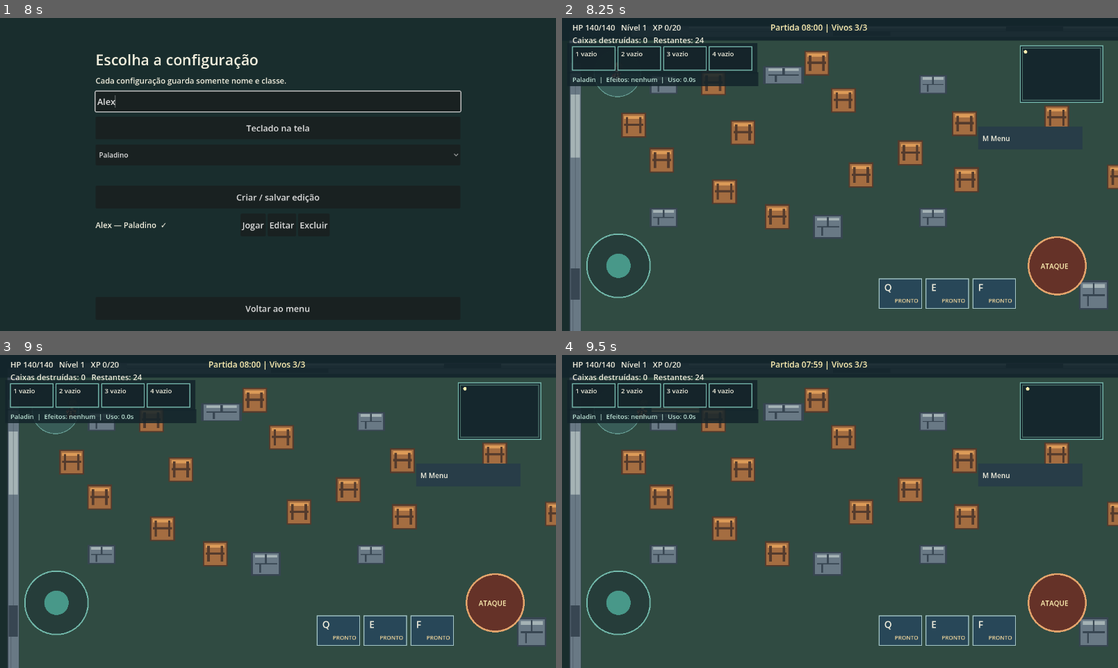
Above: before the commit, frames 1-4 (two rows, left to right).
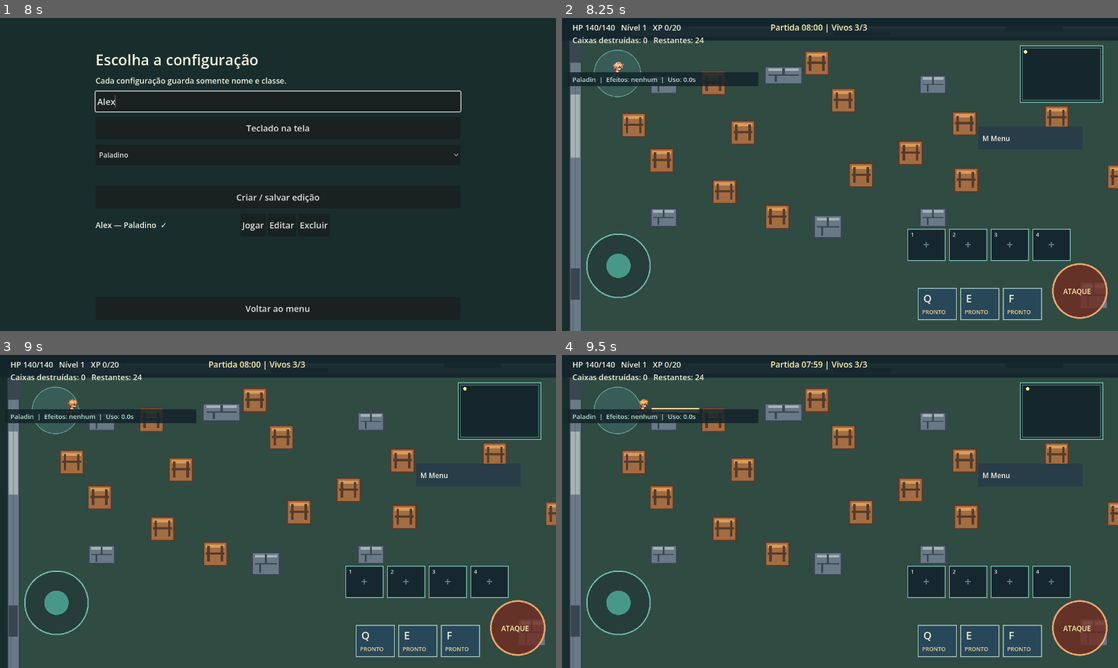
Above: after the commit, the same moments.

Repository: LRFSousa/RagArena
Game: Godot game, scene res://scenes/main.tscn
The game is run twice, just before and just after one commit, with the same random seed, the same clock (stepped at 60 frames per second) and the same inputs.
Inputs (mouse positions are in pixels of both pictures, inside the frame that each line leads up to):
- Up to frame 1 (8 s): click (278, 102) at 0.52 s; type "Alex" at 0.6 s; click "Teclado na tela" at 1.25 s; click "Q" at 2 s; click "E" at 2.75 s; click "F" at 3.5 s; click "Criar personagem local" at 4.25 s; click "Arena" at 5 s; click (278, 102) at 5.77 s; type "Alex" at 5.85 s; click "Criar / salvar edição" at 6.5 s; click (278, 102) at 7.27 s; type "Alex" at 7.35 s
- Up to frame 2 (8.25 s): click "Jogar" at 8 s
- Up to frame 3 (9 s): tap Enter at 8.75 s; move the mouse to (400, 495) at 8.77 s; hold D (move_right) from 8.78 s (still down); hold Space (attack) from 8.78 s (still down); click (400, 495) at 8.92 s
- Up to frame 4 (9.5 s): keep holding D (move_right); keep holding Space (attack)

Frame 1 is identical in both runs. In frame 2, 8.4% of the frame differs, in the area x 1-99%, y 8-97%; in frame 3, 8.4%; in frame 4, 8.4%.

Commit message:
Move mobile items and skills to lower right

Diff:
--- a/scripts/arena.gd
+++ b/scripts/arena.gd
@@ -53,8 +53,8 @@
 var game_audio
 var previous_hp := -1
 var previous_match_state := ""
-const ATTACK_CENTER := Vector2(1140, 570)
-const ATTACK_TOUCH_RADIUS := 72.0
+const ATTACK_CENTER := Vector2(1192, 628)
+const ATTACK_TOUCH_RADIUS := 64.0
 
 func _ready() -> void:
 	rng.randomize()
@@ -313,11 +313,10 @@
 				restart_game()
 			elif Rect2(958, 250, 240, 52).has_point(event.position):
 				menu_requested.emit()
-			elif event.position.y >= 65 and event.position.y <= 122 and event.position.x >= 24 and event.position.x < 444:
-				var slot_index := int((event.position.x - 24.0) / 105.0)
-				inventory.use_slot(slot_index)
-			elif event.position.y >= 600 and event.position.y <= 668 and event.position.x >= 730 and event.position.x < 1054 and match_controller.state == "active" and inventory.hp > 0:
-				if combat.use_skill(int((event.position.x - 730.0) / 108.0)):
+			elif hud_view.item_slot_at(event.position) >= 0:
+				inventory.use_slot(hud_view.item_slot_at(event.position))
+			elif hud_view.skill_slot_at(event.position) >= 0 and match_controller.state == "active" and inventory.hp > 0:
+				if combat.use_skill(hud_view.skill_slot_at(event.position)):
 					game_audio.play_cue("skill")
 			elif event.position.x < 400 and joystick_touch < 0:
 				joystick_touch = event.index
--- a/scripts/arena_hud.gd
+++ b/scripts/arena_hud.gd
@@ -3,23 +3,46 @@
 
 var arena: Node2D
 const MINIMAP_RECT := Rect2(1055, 64, 190, 130)
+const ITEM_ORIGIN := Vector2(796, 486)
+const ITEM_SIZE := Vector2(86, 72)
+const ITEM_STEP := 96
+const SKILL_ORIGIN := Vector2(820, 622)
+const SKILL_SIZE := Vector2(88, 72)
+const SKILL_STEP := 98
+
+func item_slot_at(point: Vector2) -> int:
+	for i in range(arena.inventory.slots.size()):
+		if Rect2(ITEM_ORIGIN + Vector2(i * ITEM_STEP, 0), ITEM_SIZE).has_point(point):
+			return i
+	return -1
+
+func skill_slot_at(point: Vector2) -> int:
+	for i in range(3):
+		if Rect2(SKILL_ORIGIN + Vector2(i * SKILL_STEP, 0), SKILL_SIZE).has_point(point):
+			return i
+	return -1
 
 func _draw() -> void:
 	if arena == null:
 		return
 	draw_rect(Rect2(0, 0, 1280, 52), Color("13242be8"))
-	draw_rect(Rect2(12, 58, 438, 69), Color("13242bdc"))
 	draw_rect(Rect2(12, 125, 440, 32), Color("13242bdc"))
 	if arena.inventory != null:
 		for i in range(arena.inventory.slots.size()):
 			var slot: Dictionary = arena.inventory.slots[i]
-			var origin := Vector2(24 + i * 105, 66)
-			draw_rect(Rect2(origin, Vector2(98, 54)), Color(0.08, 0.14, 0.16, 0.85))
-			draw_rect(Rect2(origin, Vector2(98, 54)), Color("79bcb0"), false, 2)
-			var item_text: String = "vazio" if slot["id"] == "" else slot["id"].replace("health_potion", "Poção").replace("strength", "Força").replace("speed", "Botas").replace("shield", "Escudo").replace("elixir", "Elixir")
-			draw_string(ThemeDB.fallback_font, origin + Vector2(7, 22), "%d %s" % [i + 1, item_text], HORIZONTAL_ALIGNMENT_LEFT, 90, 15, Color("f3f0df"))
-			if slot["quantity"] > 1:
-				draw_string(ThemeDB.fallback_font, origin + Vector2(74, 46), "x%d" % slot["quantity"], HORIZONTAL_ALIGNMENT_LEFT, 25, 15, Color("ffe0a0"))
+			var origin := ITEM_ORIGIN + Vector2(i * ITEM_STEP, 0)
+			draw_rect(Rect2(origin, ITEM_SIZE), Color("14242ee8"))
+			draw_rect(Rect2(origin, ITEM_SIZE), Color("79bcb0"), false, 2)
+			draw_string(ThemeDB.fallback_font, origin + Vector2(7, 17), str(i + 1), HORIZONTAL_ALIGNMENT_LEFT, -1, 13, Color("c9ded8"))
+			if slot["id"] != "":
+				var icon: Texture2D = load("res://assets/pixel/%s.png" % slot["id"])
+				draw_texture_rect(icon, Rect2(origin + Vector2(25, 10), Vector2(38, 38)), false)
+				var item_text: String = {"health_potion": "Vida", "strength": "Força", "speed": "Veloc.", "shield": "Escudo", "elixir": "Elixir"}.get(slot["id"], "Item")
+				draw_string(ThemeDB.fallback_font, origin + Vector2(7, 64), item_text, HORIZONTAL_ALIGNMENT_LEFT, 72, 13, Color("f3f0df"))
+				if slot["quantity"] > 1:
+					draw_string(ThemeDB.fallback_font, origin + Vector2(59, 18), str(slot["quantity"]), HORIZONTAL_ALIGNMENT_LEFT, -1, 14, Color("ffe0a0"))
+			else:
+				draw_string(ThemeDB.fallback_font, origin + Vector2(17, 45), "+", HORIZONTAL_ALIGNMENT_CENTER, 52, 27, Color("66888a"))
 	draw_rect(Rect2(958, 250, 240, 52), Color("283d48"))
 	draw_string(ThemeDB.fallback_font, Vector2(968, 283), "M Menu", HORIZONTAL_ALIGNMENT_LEFT, -1, 16, Color("f3f0df"))
 	# Minimap provisório: mostra limites, área segura e jogador, sem revelar oponentes.
@@ -35,18 +58,18 @@
 		var dot: Vector2 = inset.position + (arena.player.position - world.position) / world.size * inset.size
 		draw_circle(dot, 4, Color("fff1b3"))
 	for i in range(3):
-		var box := Rect2(730 + i * 108, 600, 98, 68)
+		var box := Rect2(SKILL_ORIGIN + Vector2(i * SKILL_STEP, 0), SKILL_SIZE)
 		draw_rect(box, Color("284758"))
 		draw_rect(box, Color("a5c6c7"), false, 2)
-		draw_string(ThemeDB.fallback_font, box.position + Vector2(12, 28), ["Q", "E", "F"][i], HORIZONTAL_ALIGNMENT_LEFT, -1, 22, Color("f3f0df"))
+		draw_string(ThemeDB.fallback_font, box.position + Vector2(12, 32), ["Q", "E", "F"][i], HORIZONTAL_ALIGNMENT_LEFT, -1, 24, Color("f3f0df"))
 		if arena.combat != null:
-			draw_string(ThemeDB.fallback_font, box.position + Vector2(36, 55), "%.0fs" % arena.combat.cooldowns[i] if arena.combat.cooldowns[i] > 0.0 else "PRONTO", HORIZONTAL_ALIGNMENT_LEFT, -1, 13, Color("f0d69c"))
+			draw_string(ThemeDB.fallback_font, box.position + Vector2(9, 59), "%.0fs" % arena.combat.cooldowns[i] if arena.combat.cooldowns[i] > 0.0 else "PRONTO", HORIZONTAL_ALIGNMENT_LEFT, -1, 13, Color("f0d69c"))
 	var base: Vector2 = arena.joystick_origin if arena.joystick_touch >= 0 else Vector2(130, 570)
 	draw_circle(base, 73, Color(0.1, 0.17, 0.19, 0.45))
 	draw_arc(base, 73, 0, TAU, 48, Color("72b9ab"), 3)
 	draw_circle(base + arena.joystick_value * 55, 28, Color(0.34, 0.75, 0.67, 0.7))
-	draw_circle(arena.ATTACK_CENTER, 66, Color(0.45, 0.17, 0.13, 0.8))
-	draw_arc(arena.ATTACK_CENTER, 66, 0, TAU, 48, Color("e6a66d"), 4)
+	draw_circle(arena.ATTACK_CENTER, 62, Color(0.45, 0.17, 0.13, 0.8))
+	draw_arc(arena.ATTACK_CENTER, 62, 0, TAU, 48, Color("e6a66d"), 4)
 	draw_string(ThemeDB.fallback_font, arena.ATTACK_CENTER + Vector2(-38, 7), "ATAQUE", HORIZONTAL_ALIGNMENT_LEFT, -1, 16, Color("fff1b3"))
 	if arena.match_controller != null and arena.match_controller.state == "results":
 		draw_rect(Rect2(350, 250, 580, 290), Color(0.05, 0.1, 0.14, 0.96))
--- a/tests/release07_smoke.gd
+++ b/tests/release07_smoke.gd
@@ -41,8 +41,22 @@
 	arena.player.visual_dead = true
 	arena.player._physics_process(0.016)
 	check(arena.player.visual_sprite.frame_coords.y == 4, "eliminação mostra animação")
-	check(not Rect2(730, 600, 98, 68).has_point(arena.ATTACK_CENTER) and arena.ATTACK_CENTER.distance_to(Vector2(1034, 634)) > arena.ATTACK_TOUCH_RADIUS, "ataque separado das habilidades")
+	check(arena.hud_view.skill_slot_at(arena.ATTACK_CENTER) == -1 and arena.ATTACK_CENTER.distance_to(Vector2(1104, 658)) > arena.ATTACK_TOUCH_RADIUS, "ataque separado das habilidades")
 	check(arena.ATTACK_CENTER.distance_to(Vector2(130, 570)) > arena.ATTACK_TOUCH_RADIUS + 73.0, "ataque separado do joystick")
+	check(arena.hud_view.item_slot_at(Vector2(805, 500)) == 0 and arena.hud_view.item_slot_at(Vector2(1090, 500)) == 3 and arena.hud_view.item_slot_at(Vector2(50, 80)) == -1, "itens acima das habilidades no canto direito")
+	check(arena.hud_view.skill_slot_at(Vector2(830, 650)) == 0 and arena.hud_view.skill_slot_at(Vector2(1025, 650)) == 2, "habilidades na faixa inferior direita")
+	arena.inventory.pickup_item("health_potion")
+	arena.inventory.hp = 40
+	var item_touch := InputEventScreenTouch.new()
+	item_touch.index = 5
+	item_touch.pressed = true
+	item_touch.position = Vector2(830, 520)
+	arena._input(item_touch)
+	check(arena.inventory.hp > 40 and arena.inventory.slots[0]["id"] == "", "toque no item usa poção")
+	arena.combat.select_class("paladin")
+	item_touch.position = Vector2(840, 650)
+	arena._input(item_touch)
+	check(arena.combat.cooldowns[0] > 0.0, "toque na habilidade inferior ativa Q")
 	check("HP" in arena.hud.text and "Partida" in arena.status_hud.text, "HUD mostra vida e cronômetro")
 	check(arena.hud_layer is CanvasLayer and arena.hud.get_parent() == arena.hud_layer and arena.hud_view.get_parent() == arena.hud_layer, "HUD independente das coordenadas do mundo")
 	check(arena.camera is Camera2D and arena.camera.get_parent() == arena.player and arena.camera.zoom == Vector2(0.85, 0.85), "câmera afastada acompanha personagem")
@@ -50,7 +64,7 @@
 	var touch := InputEventScreenTouch.new()
 	touch.index = 4
 	touch.pressed = true
-	touch.position = Vector2(1140, 570)
+	touch.position = arena.ATTACK_CENTER
 	arena.player.position = Vector2(1800, 1000)
 	arena._input(touch)
 	check(arena.attack_held, "ataque continua em coordenadas de tela após mover no mundo")
@@ -58,6 +72,7 @@
 	arena._input(touch)
 	check(arena.game_audio.streams.size() == 4 and arena.game_audio.streams["pickup"].data.size() > 0, "efeitos de áudio disponíveis")
 	arena.queue_free()
+	await process_frame
 	if failures == 0:
 		print("RELEASE 0.7: todos os testes passaram")
 	quit(0 if failures == 0 else 1)
Not shown, changed: docs/CHANGELOG.md
Not shown, changed: docs/PENDENCIAS.md
Not shown, changed: docs/RELATORIOS/RELATORIO_07.md
Not shown, changed: docs/WEB_TESTE.md
